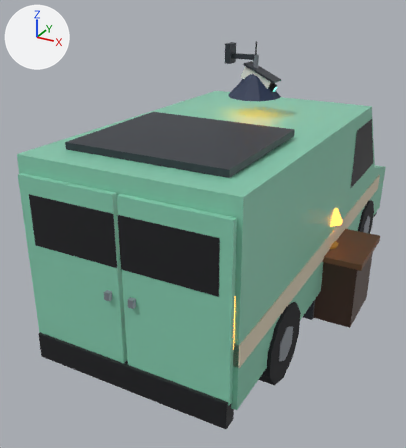
What one commit did to the glTF model assets/models/props.glb.
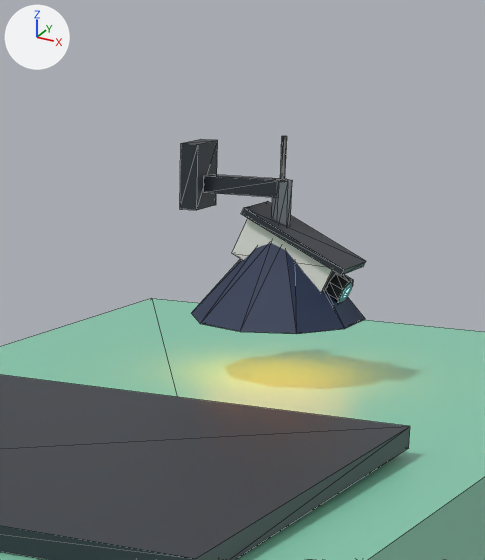
The first picture shows the older version from a 50 mm lens placed at (2.41, -5.5, 3.4), pointed at (-0.34, -0.5, 0.9). The close-ups show the older and then the newer version on the part from 42% to 78% of the width and 0% to 38% of the height of that picture. Only the edits that show in the close-ups are written down. Lighting does not change. The marker at upper left points along +X, +Y and +Z. The close-ups show mesh edges as thin lines. Where no turn or scale is listed for an object, it has been applied to the vertices.

The first close-up shows 'lamp_ceiling', 'security_camera', 'security_camera_head', 'van'.
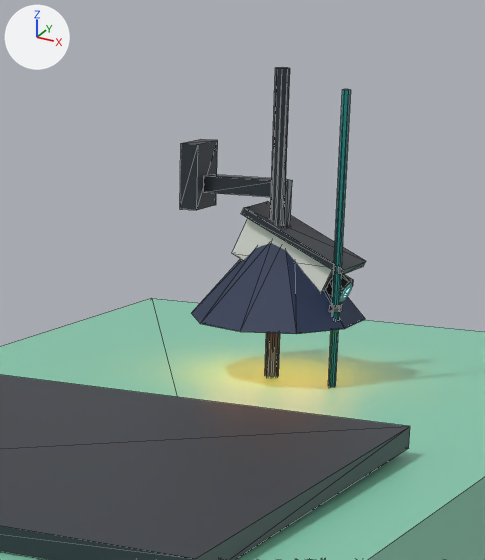
Where the change shows, as pixel boxes (x1, y1, x2, y2) in the close-ups (485 x 560 px):
```json
{"object": "junction_box", "change": "added", "after": [265, 68, 290, 377]}
{"object": "junction_box_wire", "change": "added", "after": [328, 89, 350, 387], "faces in mat_rj_teal (cyan #1f8a8a)": [328, 89, 350, 387]}
```

Scene script edits in JSON lines:
```json
{"op": "add", "block": "me_junction_box_wire", "code": ["me_junction_box_wire = bpy.data.meshes.new('junction_box_wire')", "me_junction_box_wire.from_pydata(...)  # 36 vertices, 56 faces; spans x 0.2..0.24, y -0.1..-0.06, z 1.4..2.95", "# faces by material slot: [36, 20]", "me_junction_box_wire.materials.append(mat_rj_black)  # black #16171b", "me_junction_box_wire.materials.append(mat_rj_teal)  # cyan #1f8a8a"]}
{"op": "add", "block": "me_junction_box", "code": ["me_junction_box = bpy.data.meshes.new('junction_box')", "me_junction_box.from_pydata(...)  # 80 vertices, 122 faces; spans x -0.2..0.2, y -0.13..0.0, z 1.05..3.0", "# faces by material slot: [52, 10, 60]", "me_junction_box.materials.append(mat_rj_steeldark)  # dark grey #3a3f47", "me_junction_box.materials.append(mat_rj_black)  # black #16171b", "me_junction_box.materials.append(mat_rj_steel)  # grey #8a9199"]}
{"op": "add", "block": "ob_junction_box_wire", "code": ["ob_junction_box_wire = bpy.data.objects.new('junction_box_wire', me_junction_box_wire)", "ob_junction_box_wire.location = (0.0, 0.0, 0.0)"]}
{"op": "add", "block": "ob_junction_box", "code": ["ob_junction_box = bpy.data.objects.new('junction_box', me_junction_box)", "ob_junction_box.location = (0.0, 0.0, 0.0)"]}
```
